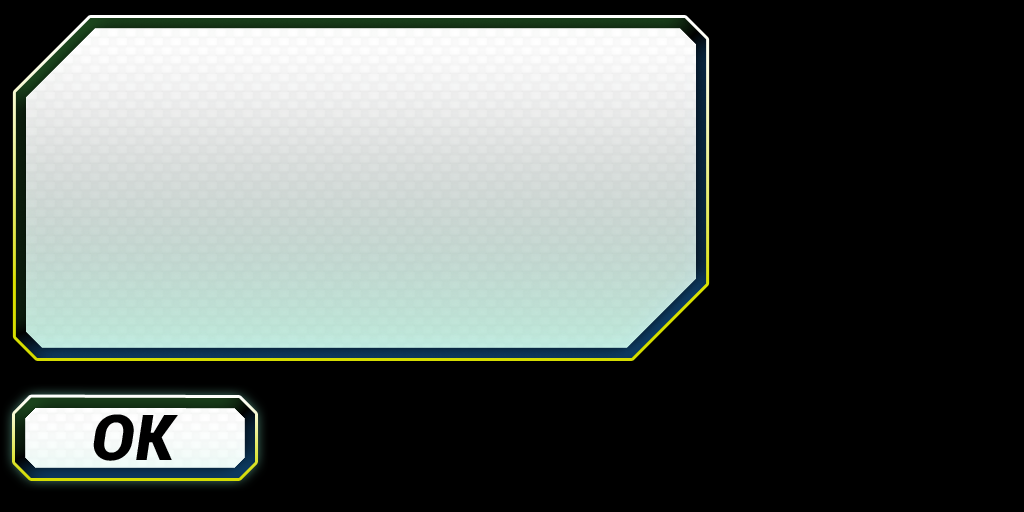
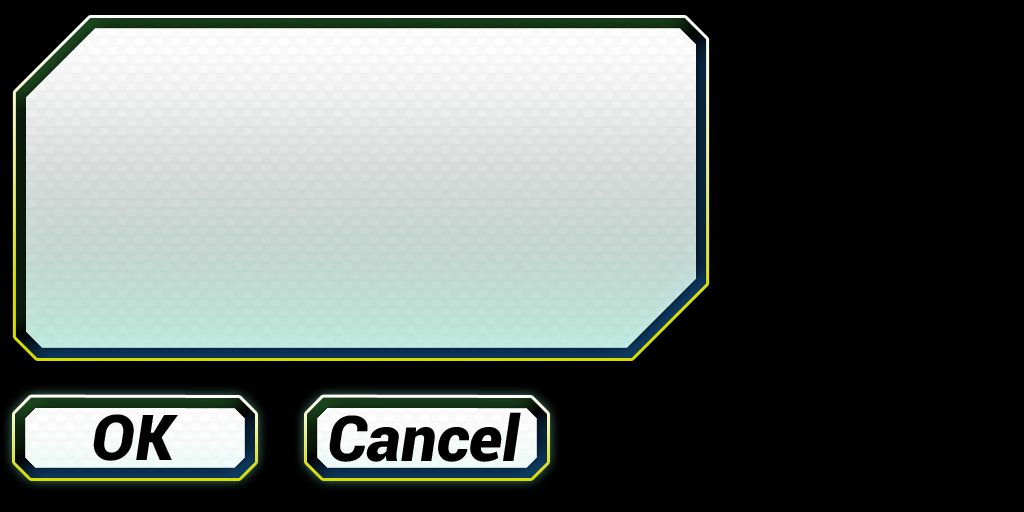
Two versions of the same layered image (1024x512). Layer-by-layer changes:
painted on "OK" over [294, 385, 560, 491]
